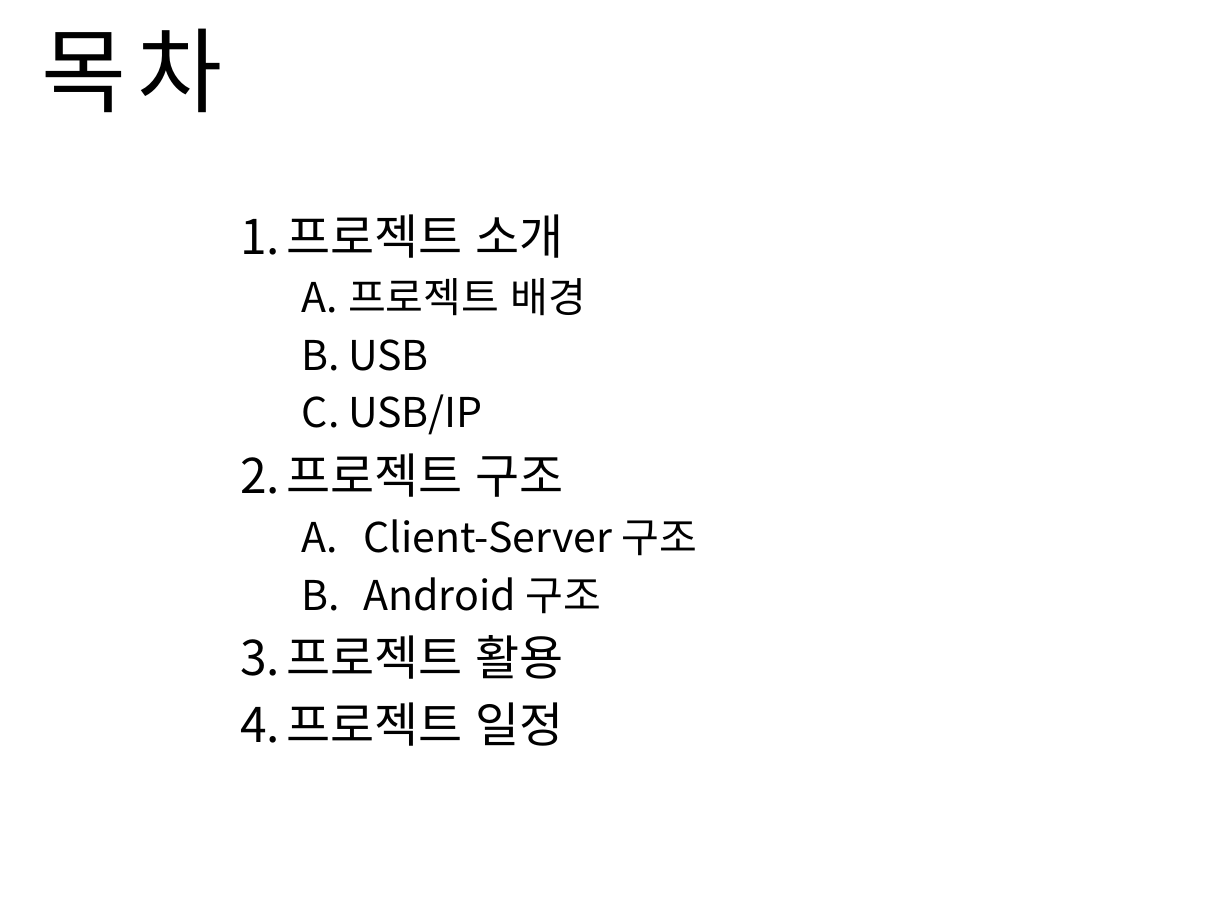
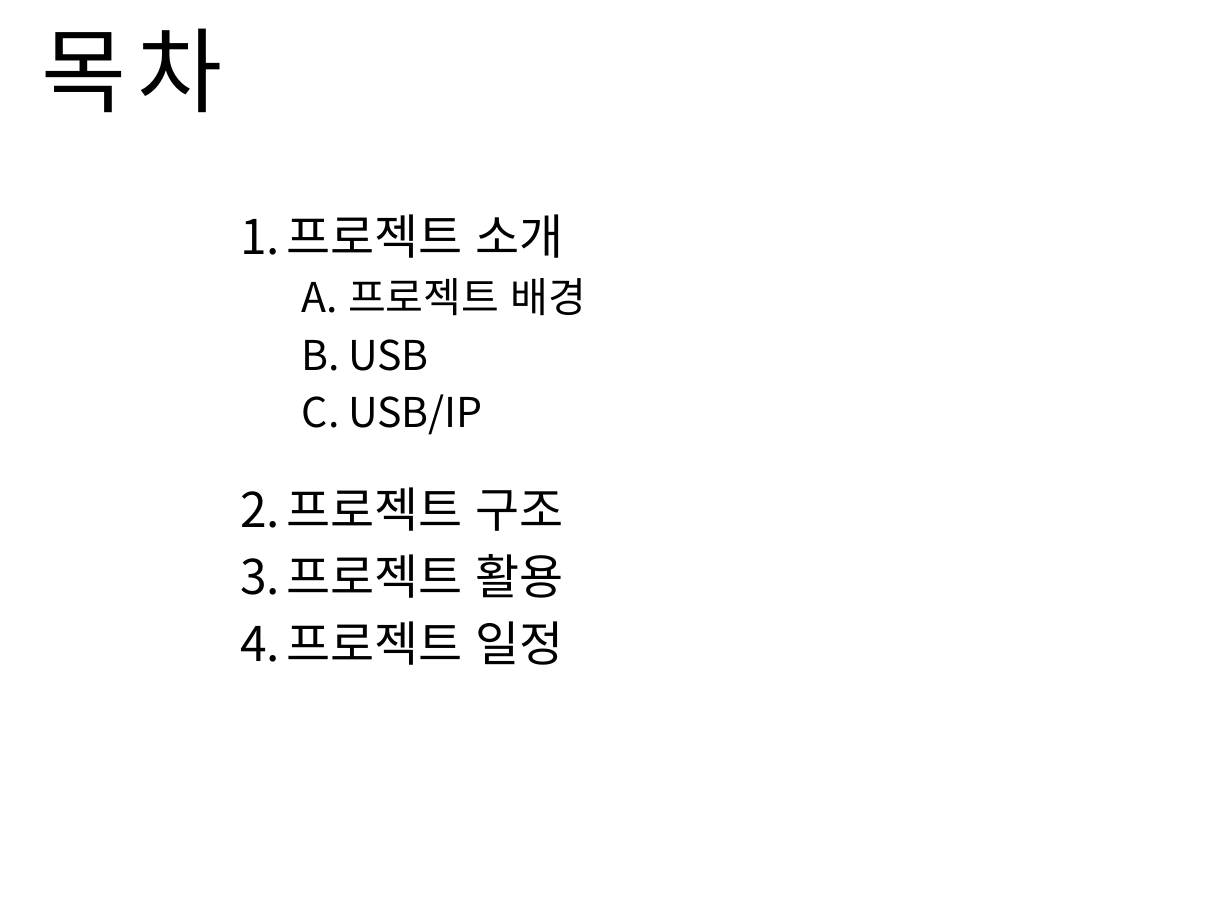
Before and after one commit to Sanghyun-Lee/Android-USB, a slide deck: slide 2 of Documents/presentation doc/proposal_presentation.pptx. Drawn at 1232x924 pixels with LibreOffice and Linux fonts; fonts in the diff are those of the drawing; background and template pictures are left out. Boxes give left, top, right and bottom in pixels: in the first picture for what was removed or moved away, otherwise in the second. Text is boxed around its words. In the diff, an @@ line names an element or a change of style, - is before the commit and + after.

```diff
--- a/Documents/presentation doc/proposal_presentation.pptx
+++ b/Documents/presentation doc/proposal_presentation.pptx
@@ text at [363,519,698,614]: paragraphs removed @@
-  A. Client-Server 구조
-  B. Android 구조
```
Also in this commit, not shown: 5 other slides changed, 2 slides removed.
